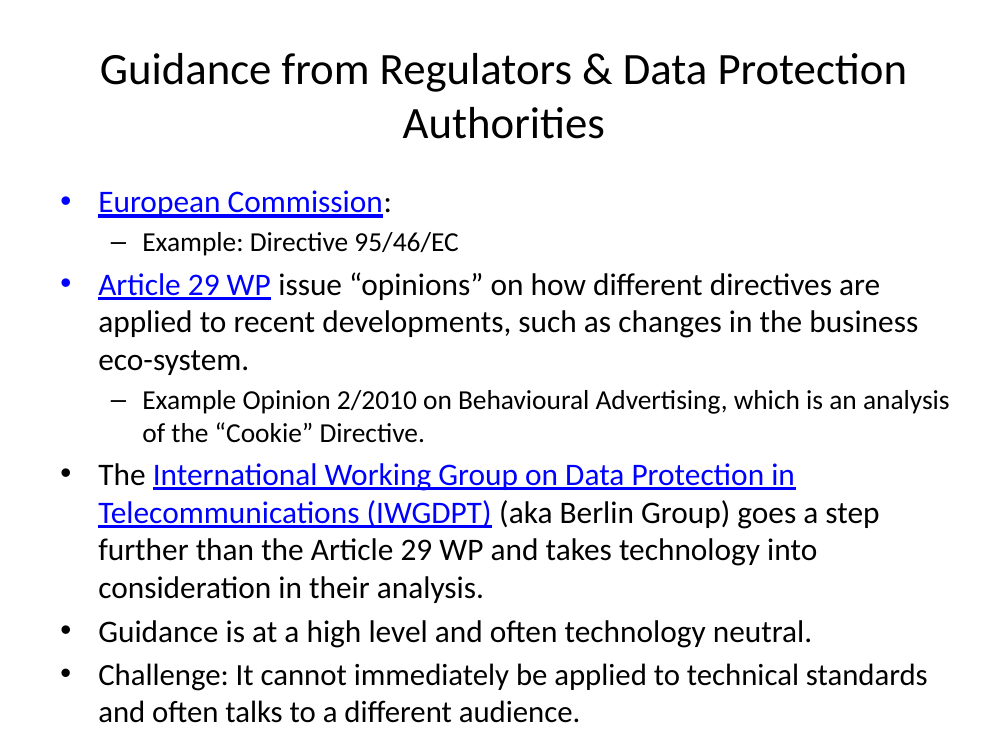
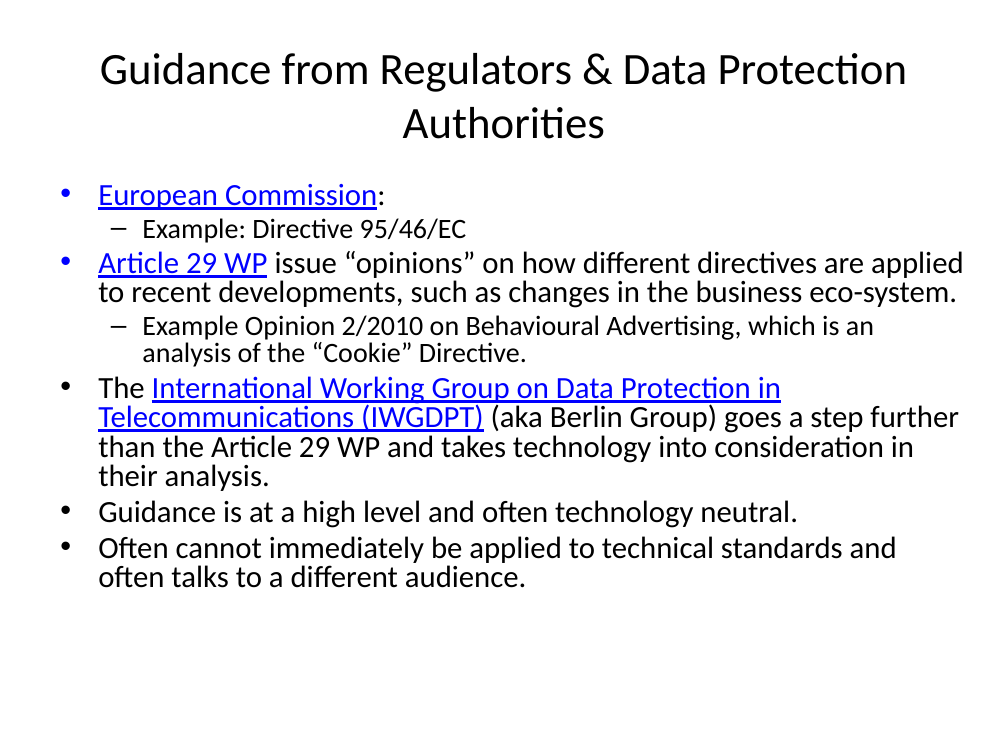
Before and after one commit to hannestschofenig/tschofenig-ids, a slide deck: slide 16 of PrivacyTutorial/iab-privacy-considerations.pptx (slide 24 before the commit). Drawn at 1008x756 pixels with LibreOffice and Linux fonts; fonts in the diff are those of the drawing. Boxes give left, top, right and bottom in pixels: in the first picture for what was removed or moved away, otherwise in the second. Text is boxed around its words. In the diff, an @@ line names an element or a change of style, - is before the commit and + after.

```diff
--- a/PrivacyTutorial/iab-privacy-considerations.pptx
+++ b/PrivacyTutorial/iab-privacy-considerations.pptx
@@ text at bbox=[98, 184, 964, 528]: size 22.4 to 22 pt in "European Commission:", "Article 29 WP issue “opinions” on how ...", "The International Working Group on Data Protection ...", "Guidance is at a high level and ..."; size 19.6 to 20 pt in "Example: Directive 95/46/EC", "Example Opinion 2/2010 on Behavioural Advertising, which ..."; line spacing 1 to 0.8 @@
@@ text at bbox=[98, 536, 897, 588]: text changed @@
-• Challenge: It cannot immediately be applied to technical standards and often talks to a different audience.
+• Often cannot immediately be applied to technical standards and often talks to a different audience.
```
Also in this commit, not shown: 16 other slides changed, 3 slides added, 8 slides removed.
